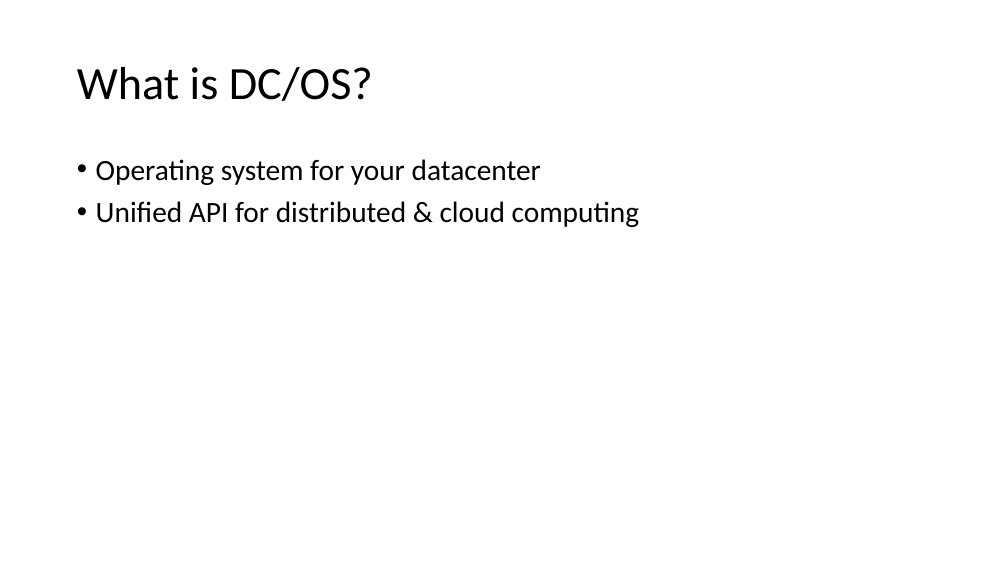
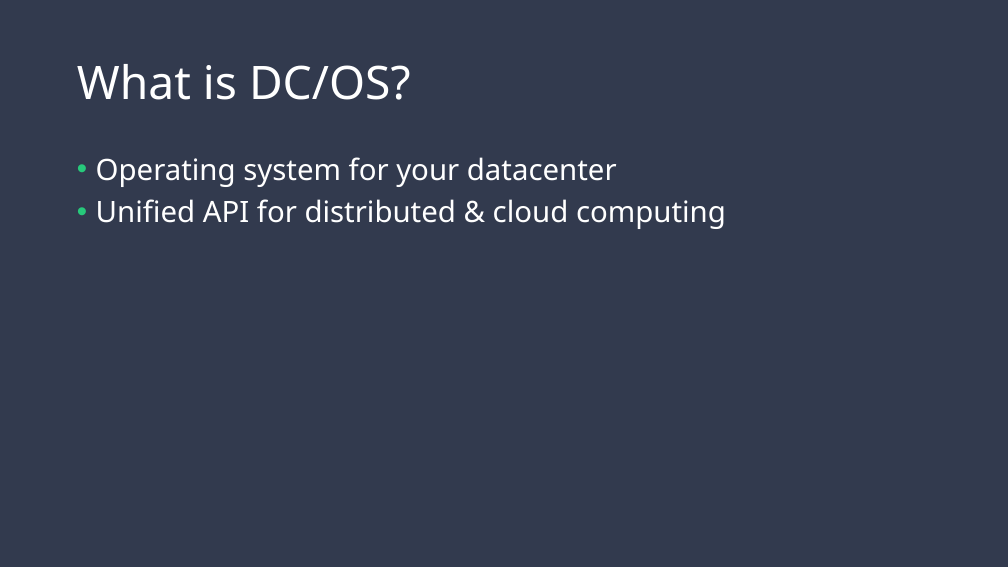
Before and after one commit to ITForumHungary/ITForum2016-DevOps, a slide deck: slide 3 of IT_Forum_Budapest-DCOS.pptx (slide 4 before the commit). Drawn at 1008x567 pixels with LibreOffice and Linux fonts; fonts in the diff are those of the drawing. Boxes give left, top, right and bottom in pixels: in the first picture for what was removed or moved away, otherwise in the second. Text is boxed around its words. In the diff, an @@ line names an element or a change of style, - is before the commit and + after.

```diff
--- a/IT_Forum_Budapest-DCOS.pptx
+++ b/IT_Forum_Budapest-DCOS.pptx
@@ background #FFFFFF to #323A4E @@
@@ title "What is DC/OS?" at [77,64,411,100]: font Calibri to Noto Sans, text colour #000000 to #FFFFFF @@
@@ text "Operating system for your datacenter" at [96,157,726,229]: font Calibri to Noto Sans, text colour #000000 to #FFFFFF @@
```
Also in this commit, not shown: 7 other slides changed, 8 slides added, 8 slides removed.
